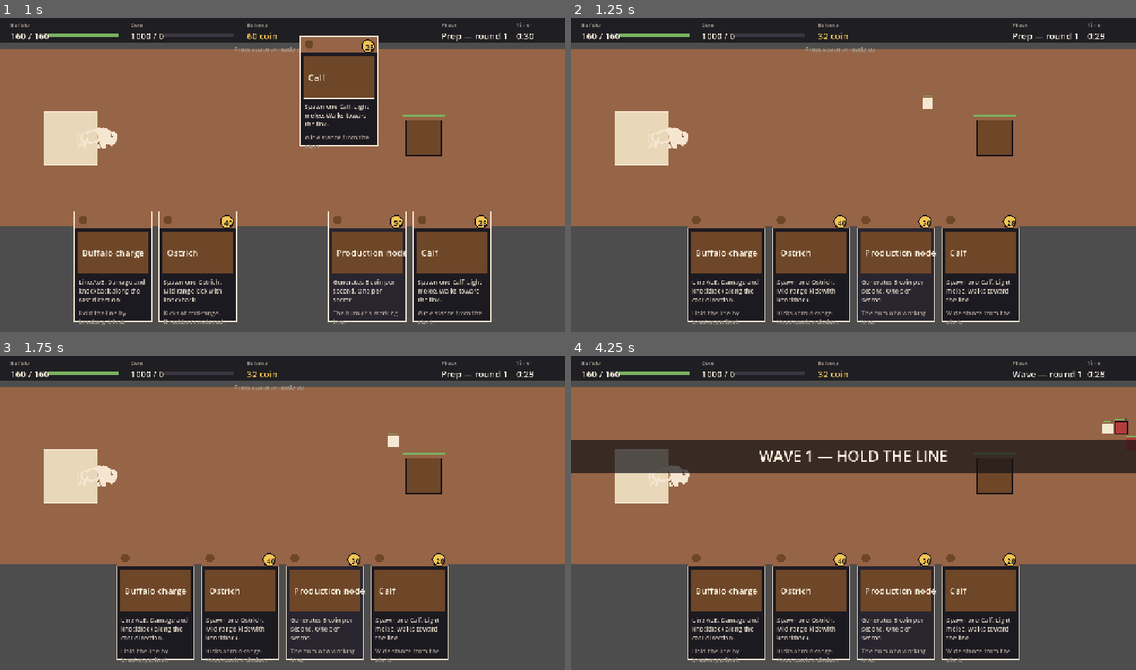
Above: before the commit, frames 1-4 (two rows, left to right).
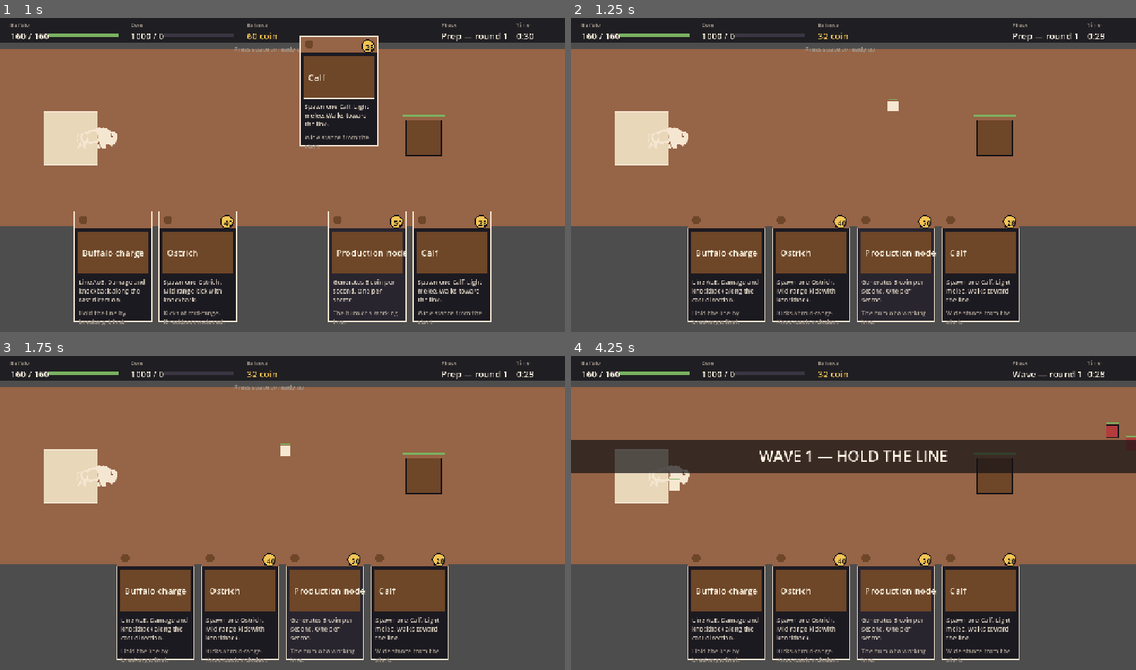
Above: after the commit, the same moments.

Repository: RescuedBuffalo/goose-and-buff
Game: Godot game, scene res://scenes/main.tscn
Same seed, same stepped clock (60 frames per second), same inputs: the game is played once before the commit and once after it.
Inputs (mouse positions are in pixels of both pictures, inside the frame that each line leads up to):
- Up to frame 1 (1 s): tap Enter at 0.5 s; drag from (282, 278) to (339, 102) at 0.52 s
- Up to frame 2 (1.25 s): no input
- Up to frame 3 (1.75 s): drag from (169, 525) to (254, 575) at 1.27 s
- Up to frame 4 (4.25 s): move the mouse to (910, 440) at 2.02 s; hold D (move_right) 2.03-2.75 s; tap Space (ready_round) at 2.1, 3.6 s; drag from (825, 575) to (684, 462) at 2.77 s; move the mouse to (1023, 560) at 3.52 s; hold A (move_left) from 3.53 s (still down)

Frame 1 is identical in both runs. In frame 2, 0.1% of the frame differs, in the area x 56-64%, y 24-30%; in frame 3, 0.1%; in frame 4, 0.3%, in the area x 17-99%, y 20-43%.

Commit message:
Units hold formation behind Buffalo; reset to base on wave end
Two behavior changes from playtest feedback:

1. Units no longer sprint to the right edge after deployment. Each unit
   gets a stable formation offset (random slot biased behind the leader)
   when spawned, and only breaks formation to engage enemies that enter
   its detection bubble. The bubble is `max(220 px, attack_range + 80)`
   so ranged units (Ostrich) detect a bit farther than melee.
   - unit.gd: bind_leader(node, offset); detection-radius gate;
     formation slop so stationary leaders don't cause jitter.
   - main.gd: _spawn_unit picks an offset and calls bind_leader.

2. On wave-end victory, Buffalo and any surviving units tween back to
   the spawn-pad area in 0.6s (cubic ease-out). AI / input is gated by
   a `set_scripted_motion(true)` flag on each entity for the duration
   of the tween, then released via a tween_callback bound to the node
   (so the loop variable can't be captured incorrectly).
   - hero.gd: spawn_position() helper, _scripted_motion gate.
   - unit.gd: _scripted_motion gate.
   - main.gd: _on_wave_ended → _reset_to_base → _tween_back per node.

Loss path skips the reset — the end screen is taking over anyway.

Verified clean: scene runs with zero errors / warnings under 4.6.

Co-Authored-By: Claude Opus 4.7 (1M context) <noreply@anthropic.com>

Diff:
--- a/godot-prototype/scripts/adapters/hero.gd
+++ b/godot-prototype/scripts/adapters/hero.gd
@@ -12,6 +12,9 @@
 var hp_max: float = 0.0
 var hp: float = 0.0
 var move_pixels_per_second: float = 0.0
+var _scripted_motion: bool = false  # disables input while a tween moves us
+
+const SPAWN_OFFSET := Vector2(60, 0)
 
 @onready var sprite: Sprite2D = $Sprite
 
@@ -20,10 +23,18 @@
 	hp = hp_max
 	move_pixels_per_second = float(hero_data.moveSpeed) * PIXELS_PER_STUD
 	GameState.set_hero_hp(hp, hp_max)
-	position = Sectors.SPAWN_PAD_CENTER + Vector2(60, 0)
+	position = spawn_position()
 	_load_sprite()
 
+func spawn_position() -> Vector2:
+	return Sectors.SPAWN_PAD_CENTER + SPAWN_OFFSET
+
+func set_scripted_motion(active: bool) -> void:
+	_scripted_motion = active
+
 func _physics_process(delta: float) -> void:
+	if _scripted_motion:
+		return
 	var dir := Vector2(
 		Input.get_axis("move_left", "move_right"),
 		Input.get_axis("move_up", "move_down"),
--- a/godot-prototype/scripts/adapters/main.gd
+++ b/godot-prototype/scripts/adapters/main.gd
@@ -127,7 +127,19 @@
 	var u: Node2D = UnitScene.instantiate()
 	u.configure(unit_id)
 	u.position = world_pos
+	# Each unit picks a stable formation slot relative to the leader so a
+	# growing army doesn't collapse onto a single point. Random offset is
+	# fine for v0; a tighter ring layout can come later.
+	var offset := _random_formation_offset()
+	u.bind_leader(hero, offset)
 	add_child(u)
+
+func _random_formation_offset() -> Vector2:
+	# Slot is biased behind/below the leader (negative x) so units flank
+	# the spawn pad rather than crowd Buffalo's nose.
+	var x := randf_range(-72.0, -16.0)
+	var y := randf_range(-56.0, 56.0)
+	return Vector2(x, y)
 
 func _place_or_upgrade_building(world_pos: Vector2) -> void:
 	if building_node != null and is_instance_valid(building_node):
@@ -211,12 +223,41 @@
 func _on_wave_started(_round_index: int, _composition: Dictionary) -> void:
 	GameState.set_phase(GameState.Phase.WAVE)
 
-func _on_wave_ended(_round_index: int, _victory: bool) -> void:
+func _on_wave_ended(_round_index: int, victory: bool) -> void:
 	GameState.set_phase(GameState.Phase.DEBRIEF)
 	# Sweep any survivors so the debrief is clean.
 	for n in get_tree().get_nodes_in_group("enemies"):
 		if is_instance_valid(n):
 			n.queue_free()
+	# A loss skips the reset — the run is ending, end screen takes over.
+	if victory:
+		_reset_to_base()
+
+const RESET_DURATION := 0.6
+
+func _reset_to_base() -> void:
+	# Tween Buffalo and any surviving units back to the spawn pad area.
+	# AI / input stays off on each entity for the duration of the tween.
+	var hero_target: Vector2 = hero.spawn_position()
+	_tween_back(hero, hero_target)
+	for n in get_tree().get_nodes_in_group("units"):
+		var u := n as Node2D
+		if u == null or not is_instance_valid(u):
+			continue
+		_tween_back(u, hero_target + u.formation_offset)
+
+func _tween_back(node: Node2D, target: Vector2) -> void:
+	# Helper extracted so each tween captures its own `node` by argument
+	# rather than via a loop-variable closure.
+	node.set_scripted_motion(true)
+	var t := create_tween()
+	t.tween_property(node, "position", target, RESET_DURATION) \
+		.set_trans(Tween.TRANS_CUBIC).set_ease(Tween.EASE_OUT)
+	t.tween_callback(_release_scripted_motion.bind(node))
+
+func _release_scripted_motion(node: Node) -> void:
+	if is_instance_valid(node):
+		node.set_scripted_motion(false)
 
 func _on_core_destroyed() -> void:
 	wave_director.note_core_destroyed()
--- a/godot-prototype/scripts/adapters/unit.gd
+++ b/godot-prototype/scripts/adapters/unit.gd
@@ -1,12 +1,20 @@
 extends Node2D
 ##
-## A deployed unit. Walks toward the nearest enemy (or the enemy entry
-## edge when none exists), engages on sight. Stats come from data/units.gd.
+## A deployed unit. Holds formation behind the leader (Buffalo) and only
+## breaks off to engage when an enemy enters its detection bubble.
+## Stats come from data/units.gd.
 
 # UnitsData is reachable via class_name from data/units.gd — no preload alias.
 const Sectors := preload("res://data/sectors.gd")
 
 const PIXELS_PER_STUD := 12.0
+# Detection radius around the unit. Enemies inside this are engaged;
+# otherwise the unit holds formation behind the leader. Ranged units get a
+# bigger bubble (their attack range exceeds the baseline).
+const BASE_DETECTION_RADIUS := 220.0
+# Distance under which a unit considers itself "in formation" and stops
+# moving — prevents jitter when the leader is stationary.
+const FORMATION_SLOP := 6.0
 
 @export var unit_id: String = "Calf"
 
@@ -17,12 +25,24 @@
 var attack_range_px: float = 0.0
 var attack_interval: float = 0.0
 var damage_amount: float = 0.0
+var detection_range_px: float = 0.0
 var _attack_cooldown: float = 0.0
 
-var enemies_group_path := "enemies"
+var leader: Node2D = null
+var formation_offset: Vector2 = Vector2.ZERO
+var _scripted_motion: bool = false  # disables AI while a tween moves us
 
 func configure(id: String) -> void:
 	unit_id = id
+
+func bind_leader(node: Node2D, offset: Vector2) -> void:
+	leader = node
+	formation_offset = offset
+
+func set_scripted_motion(active: bool) -> void:
+	# Called by main.gd while it tweens the unit back to the base on wave
+	# end. AI stays off until the tween releases us.
+	_scripted_motion = active
 
 func _ready() -> void:
 	unit_data = UnitsData.ALL[unit_id]
@@ -32,24 +52,30 @@
 	attack_range_px = float(unit_data.attackRange) * PIXELS_PER_STUD
 	attack_interval = float(unit_data.attackInterval)
 	damage_amount = float(unit_data.damage)
+	# A unit's detection bubble must at least cover its attack range, plus
+	# a buffer so it sees enemies before they're already on top of it.
+	detection_range_px = max(BASE_DETECTION_RADIUS, attack_range_px + 80.0)
 	add_to_group("units")
 	queue_redraw()
 
 func _physics_process(delta: float) -> void:
-	if hp <= 0.0:
+	if hp <= 0.0 or _scripted_motion:
 		return
 	_attack_cooldown = max(0.0, _attack_cooldown - delta)
-	var target := _find_nearest_enemy()
-	if target == null:
-		# No enemies — drift to the far end of the sector.
-		_advance_toward(Vector2(Sectors.ENEMY_ENTRY_X - 80, position.y), delta)
+	var target := _find_enemy_in_detection()
+	if target != null:
+		var dist := position.distance_to(target.position)
+		if dist > attack_range_px:
+			_advance_toward(target.position, delta)
+		elif _attack_cooldown <= 0.0:
+			_attack_cooldown = attack_interval
+			target.damage(damage_amount)
 		return
-	var dist := position.distance_to(target.position)
-	if dist > attack_range_px:
-		_advance_toward(target.position, delta)
-	elif _attack_cooldown <= 0.0:
-		_attack_cooldown = attack_interval
-		target.damage(damage_amount)
+	# No enemy in range — fall in behind the leader.
+	if leader != null and is_instance_valid(leader):
+		var anchor: Vector2 = leader.position + formation_offset
+		if position.distance_to(anchor) > FORMATION_SLOP:
+			_advance_toward(anchor, delta)
 
 func damage(amount: float) -> void:
 	hp = max(0.0, hp - amount)
@@ -64,9 +90,11 @@
 	dir = dir.normalized()
 	position += dir * move_pixels_per_second * delta
 
-func _find_nearest_enemy() -> Node2D:
+func _find_enemy_in_detection() -> Node2D:
+	# Nearest enemy within the unit's detection bubble. Outside that, the
+	# unit ignores them and stays with the leader.
 	var best: Node2D = null
-	var best_d := INF
+	var best_d := detection_range_px
 	for n in get_tree().get_nodes_in_group("enemies"):
 		var enemy := n as Node2D
 		if enemy == null or not is_instance_valid(enemy):
